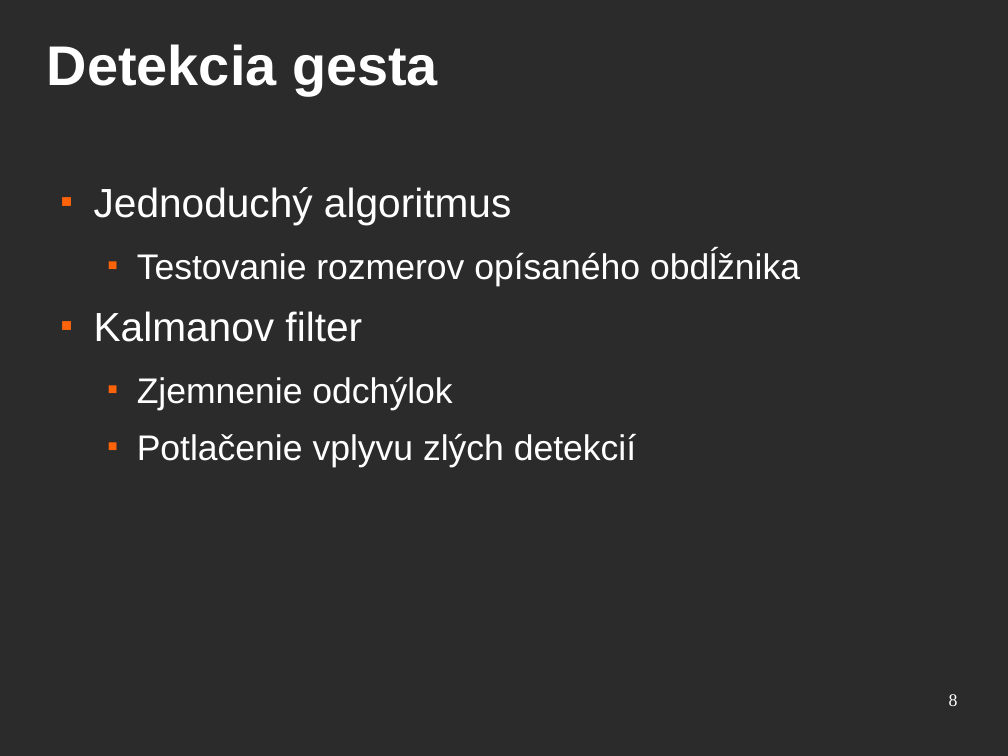
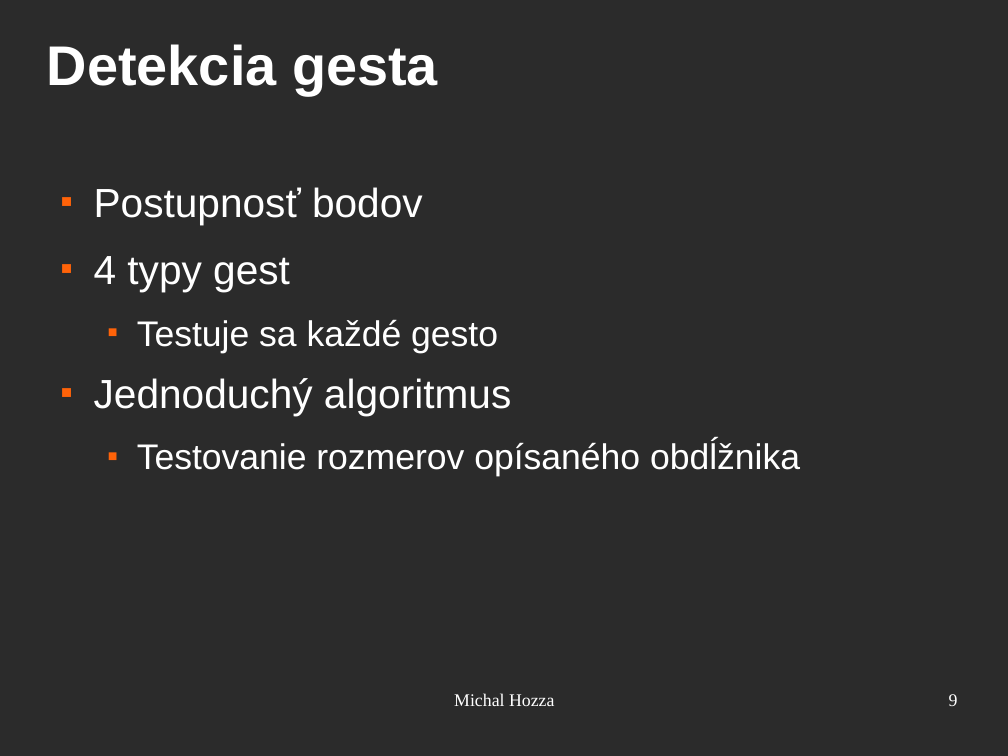
Before and after one commit to mhozza/HandControl_BachelorThesis, a slide deck: slide 9 of prezentacia/handcontrol.odp (slide 8 before the commit). Drawn at 1008x756 pixels with LibreOffice and Linux fonts; fonts in the diff are those of the drawing; background and template pictures are left out; a plain dark background stands for a picture behind light text. Boxes give left, top, right and bottom in pixels: in the first picture for what was removed or moved away, otherwise in the second. Text is boxed around its words. In the diff, an @@ line names an element or a change of style, - is before the commit and + after.

```diff
--- a/prezentacia/handcontrol.odp
+++ b/prezentacia/handcontrol.odp
@@ text at (x1=94, y1=187, x2=498, y2=353): paragraphs added @@
+■ Postupnosť bodov
+■ 4 typy gest
+  ■ Testuje sa každé gesto
@@ text at (x1=94, y1=311, x2=636, y2=467): paragraphs removed @@
-■ Kalmanov filter
-  ■ Zjemnenie odchýlok
-  ■ Potlačenie vplyvu zlých detekcií
@@ text added at (x1=454, y1=693, x2=554, y2=706), 14 pt, text #FFFFFF @@
+Michal Hozza
@@ page number at (x1=949, y1=694, x2=958, y2=706): text changed @@
-8
+9
```
Also in this commit, not shown: 8 other slides changed, 4 slides added, 2 slides removed, 7 other files.
